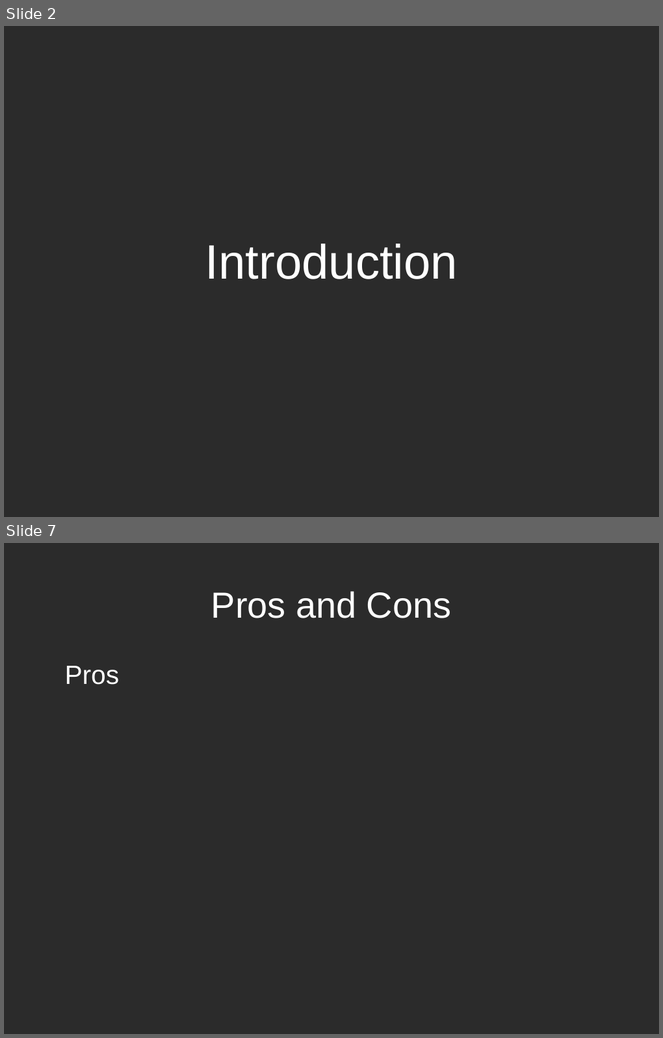
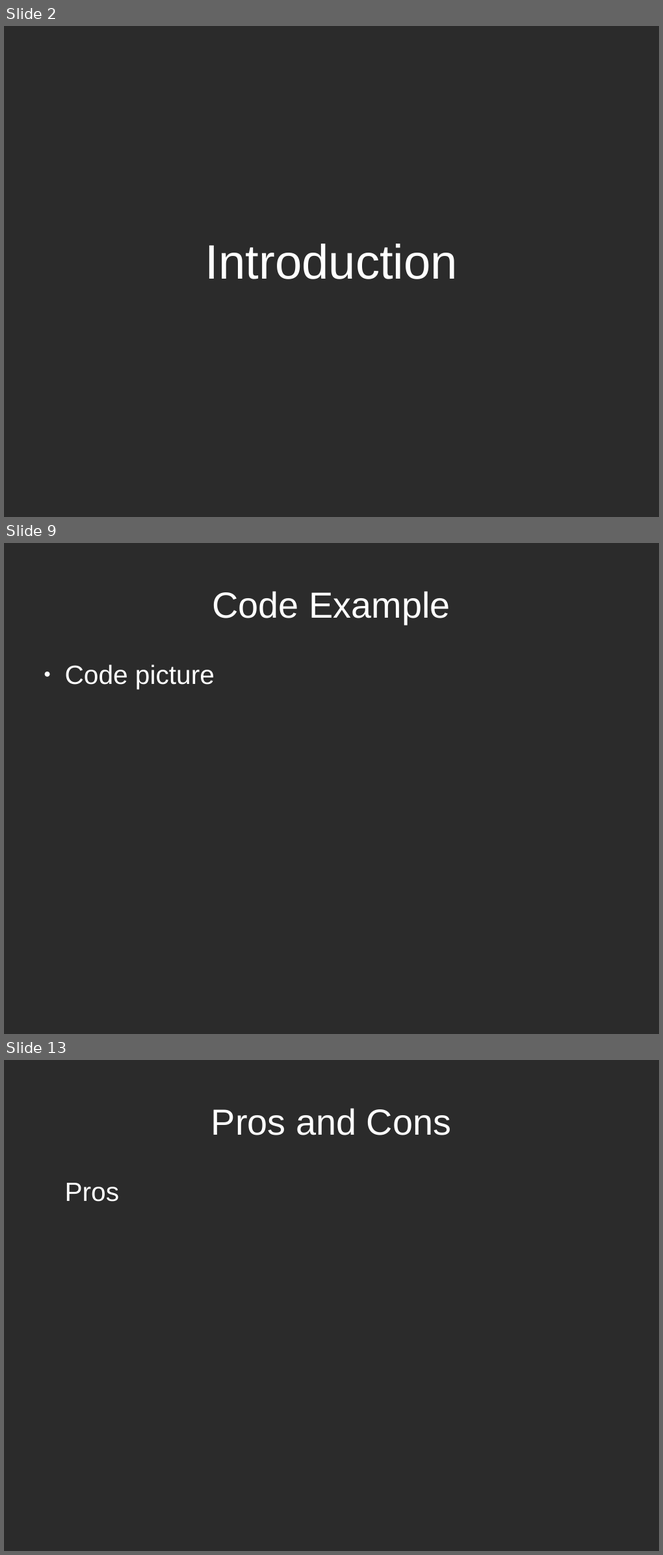
Before and after one commit to BrendanToolan/ResearchMethodsPresentation, a slide deck: research methods presentation.odp. Shown one above the other, each under a label of ours: slides 2 and 7 before the commit, slides 2, 9 and 13 after it; the slides between them are not shown. The pictures are 663x1038 and 663x1555 pixels, drawn with LibreOffice and Linux fonts; fonts in the diff are those of the drawing; background and template pictures are left out; a plain dark background stands for a picture behind light text. Boxes give left, top, right and bottom in pixels: in the first picture for what was removed or moved away, otherwise in the second. Text is boxed around its words. In the diff, an @@ line names an element or a change of style, - is before the commit and + after.

```diff
--- a/research methods presentation.odp
+++ b/research methods presentation.odp
@@ slide 9 added at (4,543,659,1034), background picture (left out) @@
@@ title added at (213,591,451,624), 44 pt, text #FFFFFF @@
+Code Example
@@ text added at (65,665,215,689), 32 pt, text #FFFFFF @@
+● Code picture
@@ what was slide 7 is now slide 13 @@
```
Also in this commit, not shown: 5 slides changed, 10 other slides added, 1 other file.
